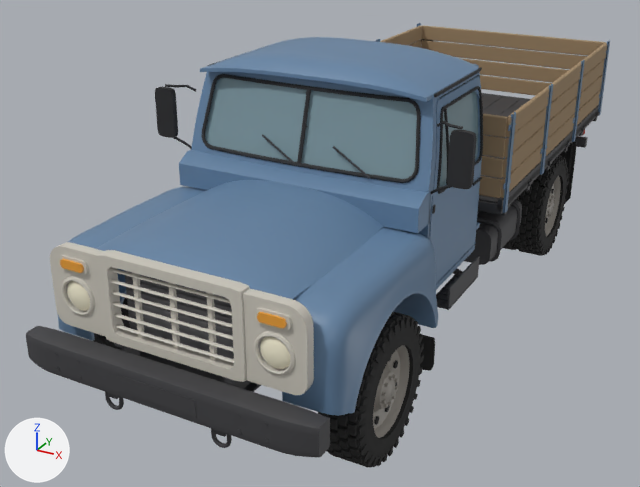
One commit to the glTF model public/assets/vehicles/doruk-k180/doruk-k180_base.glb: the scene before it, then after it.
Camera for both pictures: a 50 mm lens placed at (3.33, -7.1, 4.1), pointed at (-0.43, -0.26, 0.68). The axes (+X, +Y, +Z) are drawn at lower left. The lights are the same throughout. The picture after the commit comes second. Where no turn or scale is listed for an object, it has been applied to the vertices. Vertices at exactly the same position are counted once.

Names of what the first picture shows: 'Cabin_Shell', 'Cabin_Trim', 'Cargo_Stake_L1', 'Cargo_Stake_L2', 'Cargo_Stake_L3', 'Cargo_Stake_L4', 'Cargo_Stake_R4', 'Door_L', 'Engine_Block', 'Fender_FL', 'Fender_FR', 'Front_Bumper', 'Grille_Panel', 'Headlight_L', 'Headlight_R', 'Hood', 'Tailgate', 'Turn_Signal_R', 'Wheel_FL', 'Wheel_FL_Rim', 'Wheel_RL', 'Wheel_RL_Rim', 'Windshield', 'Wood_Side_Panel_L' and 19 more.
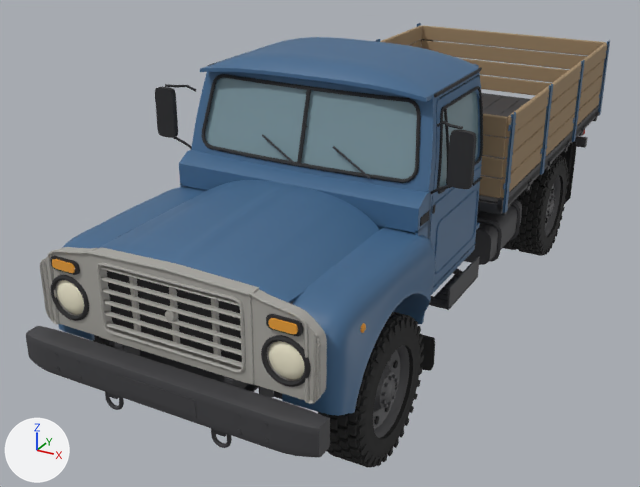
Pixel boxes [x1, y1, x2, y2] of what changed, in the pictures (640 x 487 px; the box of a moved part takes in the faces that stretch with it):
'Grille_Panel', recoloured, reshaped (9% wider): before [50, 242, 314, 395]; after [40, 247, 327, 404]
'Cabin_Shell', recoloured: [179, 37, 480, 290] in both
'Hood', recoloured: [98, 180, 379, 300] in both
'Fender_FL', recoloured, reshaped: before [282, 227, 438, 416]; after [282, 227, 436, 416]
'Grille_Panel_Back', added (black): after [50, 256, 311, 387]
'Door_L', recoloured: [430, 76, 482, 283] in both
'Fender_FR', recoloured: [59, 187, 207, 340] in both
'Wheel_FL_Rim', recoloured (grey to dark grey): [373, 345, 410, 438] in both
'Headlight_L', reshaped, moved (23% wider, 21% taller): before [260, 337, 290, 369]; after [268, 341, 305, 380]
'Headlight_R', reshaped, moved (17% wider, 16% taller): before [67, 281, 90, 311]; after [57, 280, 84, 315]
'Cargo_Stake_L1', recoloured: [503, 112, 516, 213] in both
'Wheel_RL_Rim', recoloured (grey to dark grey): [545, 176, 561, 236] in both
'Turn_Signal_R', moved: before [60, 259, 84, 273]; after [52, 259, 75, 273]
'Inner_Fender_L', added (mostly hidden): after [259, 300, 295, 399]
'Fender_FL_Marker', added: after [360, 323, 366, 333]
'Cargo_Stake_R4', recoloured: [417, 23, 421, 27] in both
part 1 of me_cabin_trim, added: after [420, 211, 429, 227]
part 2 of me_fender_fl, moved or reshaped: before [393, 274, 438, 328]; after [393, 284, 434, 324]
part 3 of me_grille_panel, moved or reshaped: before [132, 273, 145, 339]; after [129, 277, 141, 337]
part 4 of me_grille_panel, moved or reshaped: before [206, 292, 217, 361]; after [211, 299, 221, 361]
part 5 of me_grille_panel, added: after [97, 263, 246, 373]
part 6 of me_grille_panel, moved or reshaped: before [50, 242, 314, 395]; after [40, 247, 327, 404]
'Engine_Block', unchanged, covered by the edit: before [124, 270, 295, 359]

Edits to the bpy script that builds the scene:
```text
Change mat_m_body:
    mat_m_body.base_color: (0.13, 0.23, 0.37) -> (0.055, 0.14, 0.27)  # blue #6584a4 -> blue #42698e
Change mat_m_grille:
    mat_m_grille.base_color: (0.62, 0.59, 0.52) -> (0.4, 0.39, 0.36)  # light grey #cecabf -> grey #aaa8a2
Change mat_m_rim:
    mat_m_rim.base_color: (0.3, 0.28, 0.25) -> (0.075, 0.075, 0.08)  # grey #959089 -> dark grey #4d4d50
Change me_cabin_trim:
    remove me_cabin_trim.from_pydata(...)  # 1786 vertices, 3560 faces; spans x -1.06..1.06, y -1.4..0.0, z 0.94..2.5
    add me_cabin_trim.from_pydata(...)  # 1802 vertices, 3584 faces; spans x -1.08..1.08, y -1.48..0.0, z 0.94..2.5
    me_cabin_trim part 1: a new loose piece, a box spanning x 1.075..1.081, y -1.48..-1.33, z 1.6..1.67, in mat_m_rubber (black #272729)
    other edits to the shape of me_cabin_trim do not show in these pictures
Change me_fender_fl:
    where me_fender_fl.from_pydata(...)  # 765 vertices, 1526 faces; spans x 0.0..0.41, y -0.9..0.84, z -0.81..0.0
    me_fender_fl part 2: 104 of 765 vertices moved; they spanned x 0.25..0.41, y 0.57..0.83, z -0.81..-0.38 and now span x 0.13..0.4, y 0.57..0.83, z -0.81..-0.38; mean shift (-0.07, 0.0, 0.0); largest move (0.38, 0.82, -0.78) -> (0.26, 0.82, -0.78)
Change me_grille_panel:
    remove me_grille_panel.from_pydata(...)  # 2428 vertices, 4836 faces; spans x -1.03..1.03, y -0.1..0.01, z -0.33..0.33
    add me_grille_panel.from_pydata(...)  # 3762 vertices, 7492 faces; spans x -1.13..1.13, y -0.1..0.01, z -0.33..0.36
    me_grille_panel part 3: the loose piece of 8 vertices spanning x -0.32..-0.28, y -0.05..-0.02, z -0.27..0.27 is moved by (-0.03, 0.0, 0.0)
    me_grille_panel part 4: the loose piece of 8 vertices spanning x 0.28..0.32, y -0.05..-0.02, z -0.27..0.27 is moved by (0.03, 0.0, 0.0)
    me_grille_panel part 5: a new loose piece of 504 vertices spanning x -0.59..0.59, y -0.1..-0.08, z -0.27..0.28, in mat_m_grille (grey #aaa8a2)
    me_grille_panel part 6: 38 vertices moved within x -1.03..1.03, y -0.09..0.01, z -0.25..0.31; 2254 vertices removed from x -1.03..1.03, y -0.1..0.01, z -0.33..0.33; 3084 vertices added at x -1.13..1.13, y -0.1..0.01, z -0.33..0.36
Change me_headlight_l:
    remove me_headlight_l.from_pydata(...)  # 224 vertices, 448 faces; spans x -0.115..0.115, y -0.068..0.01, z -0.115..0.115
    add me_headlight_l.from_pydata(...)  # 224 vertices, 448 faces; spans x -0.135..0.135, y -0.068..0.01, z -0.135..0.135
    me_headlight_l part 7: 128 of 224 vertices moved; they spanned x -0.115..0.115, y -0.062..0.01, z -0.115..0.115 and now span x -0.135..0.135, y -0.065..0.01, z -0.135..0.135; mean shift (0.0, -0.001, 0.0); largest move (0.044, 0.01, 0.106) -> (0.052, 0.01, 0.125)
Change me_headlight_r:
    remove me_headlight_r.from_pydata(...)  # 224 vertices, 448 faces; spans x -0.115..0.115, y -0.068..0.01, z -0.115..0.115
    add me_headlight_r.from_pydata(...)  # 224 vertices, 448 faces; spans x -0.135..0.135, y -0.068..0.01, z -0.135..0.135
    me_headlight_r part 8: 128 of 224 vertices moved; they spanned x -0.115..0.115, y -0.062..0.01, z -0.115..0.115 and now span x -0.135..0.135, y -0.065..0.01, z -0.135..0.135; mean shift (0.0, -0.001, 0.0); largest move (-0.044, 0.01, 0.106) -> (-0.052, 0.01, 0.125)
Change ob_headlight_l:
    ob_headlight_l.location: (0.8, -3.03, 1.28) -> (0.88, -3.03, 1.25)
Change ob_headlight_r:
    ob_headlight_r.location: (-0.8, -3.03, 1.28) -> (-0.88, -3.03, 1.25)
Change ob_turn_signal_r:
    ob_turn_signal_r.location: (-0.8, -3.1, 1.525) -> (-0.88, -3.1, 1.505)
Add ob_grille_panel_back:
    ob_grille_panel_back = bpy.data.objects.new('Grille_Panel_Back', me_grille_panel_back)  # 542 vertices, 1072 faces; spans x -1.06..1.06, y -0.1..0.01, z -0.27..0.28; in mat_m_rubber (black #272729)
    ob_grille_panel_back.location = (0.0, -3.0, 1.33)
Add ob_fender_fl_marker:
    ob_fender_fl_marker = bpy.data.objects.new('Fender_FL_Marker', me_fender_fl_marker)  # 80 vertices, 160 faces; spans x -0.006..0.024, y -0.034..0.034, z -0.034..0.034; in mat_m_amber (orange #eda238)
    ob_fender_fl_marker.location = (1.19, -2.66, 1.36)
Add ob_inner_fender_l:
    ob_inner_fender_l = bpy.data.objects.new('Inner_Fender_L', me_inner_fender_l)  # 631 vertices, 1260 faces; spans x -0.01..0.19, y -0.88..0.77, z -0.39..0.39; in mat_m_steel (dark grey #3f3f42)
    ob_inner_fender_l.location = (0.62, -2.1, 1.15)
```
